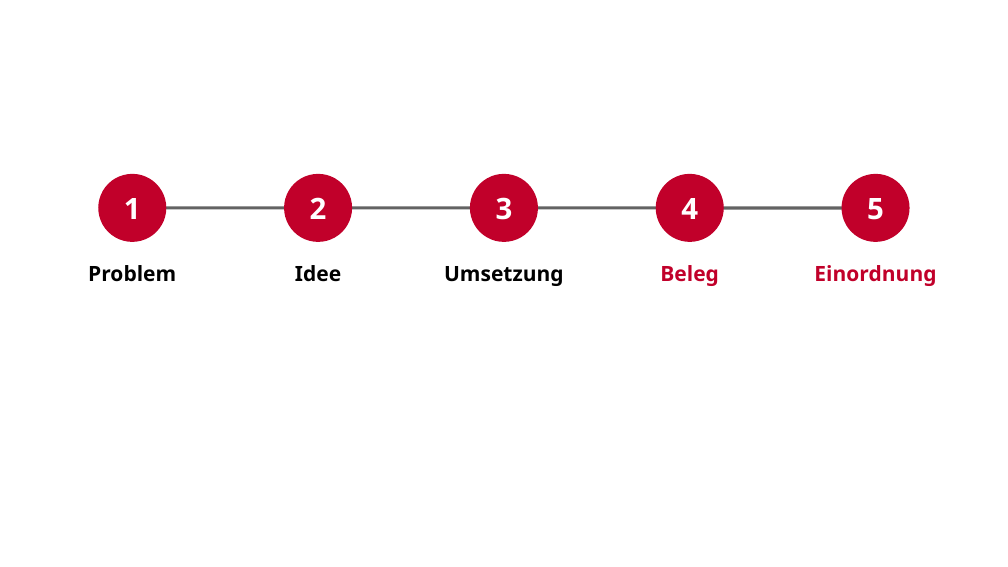
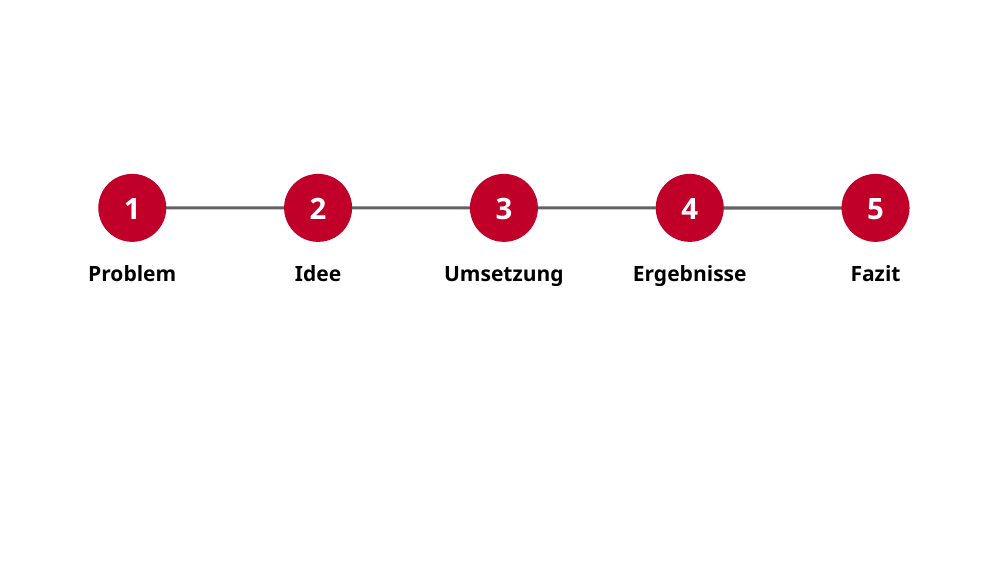
Before and after one commit to mawehl/BigData, a slide deck: slide 3 of CloudBurst_Wehle.pptx. Drawn at 1008x567 pixels with LibreOffice and Linux fonts; fonts in the diff are those of the drawing; background and template pictures are left out. Boxes give left, top, right and bottom in pixels: in the first picture for what was removed or moved away, otherwise in the second. Text is boxed around its words. In the diff, an @@ line names an element or a change of style, - is before the commit and + after.

```diff
--- a/CloudBurst_Wehle.pptx
+++ b/CloudBurst_Wehle.pptx
@@ text at (633,265,747,286): text changed; text colour #C1002A to #000000 @@
-Beleg
+Ergebnisse
@@ text at (851,265,901,282): text changed; text colour #C1002A to #000000 @@
-Einordnung
+Fazit
```
Also in this commit, not shown: 4 other slides changed, 10 slides added.
